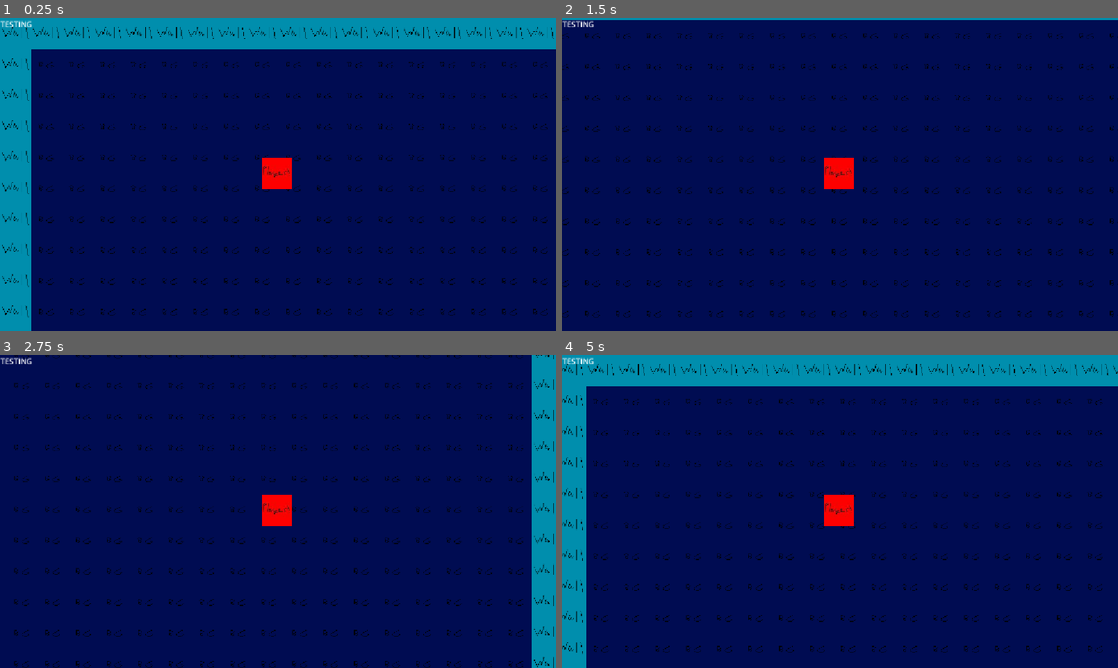
Above: before the commit, frames 1-4 (two rows, left to right).
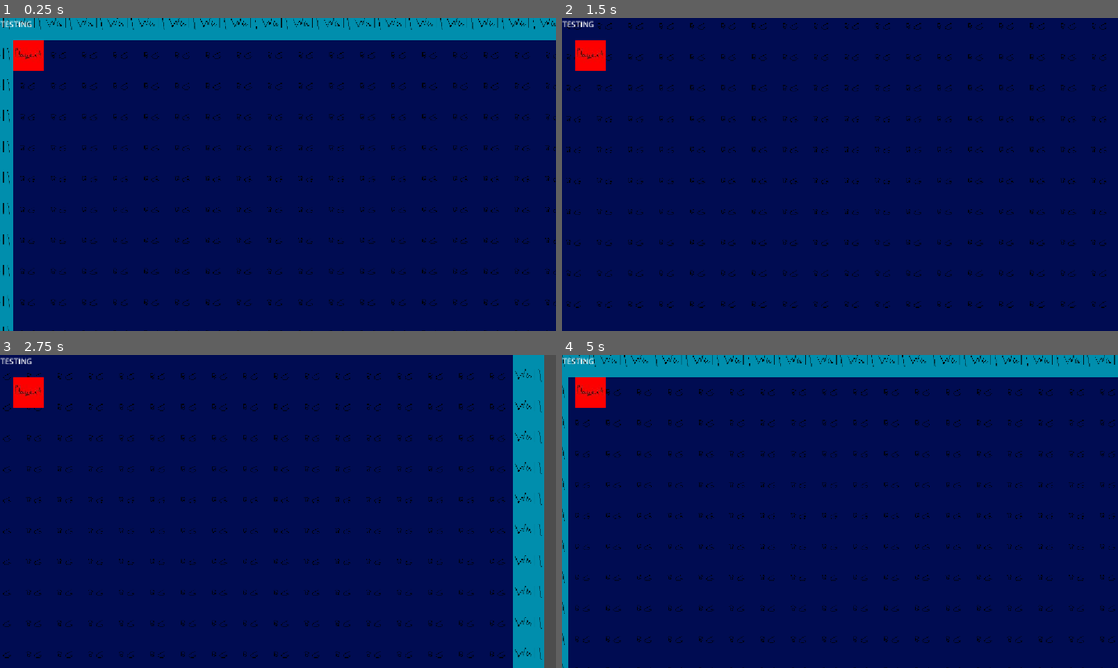
Above: after the commit, the same moments.

Repository: GayassKnight/ghostie-game-2026
Game: Godot game, scene res://Scenes/game.tscn
The game is run twice, just before and just after one commit, with the same random seed, the same clock (stepped at 60 frames per second) and the same inputs.
Inputs:
- Up to frame 1 (0.25 s): no input
- Up to frame 2 (1.5 s): tap Enter at 0.5 s; hold Right (Right) 0.53-1.28 s; hold Down (Down) from 1.28 s (still down)
- Up to frame 3 (2.75 s): release Down (Down) at 2.03 s; hold Right (Right) from 2.03 s (still down)
- Up to frame 4 (5 s): release Right (Right) at 2.78 s; hold Up (Up) 2.78-3.53 s; hold A (Left) from 3.53 s (still down)

The runs differ from the first frame. In frame 1, 12% of the frame differs, in the area x 0-100%, y 0-100%; in frame 2, 6.5%; in frame 3, 11%; in frame 4, 12%.

Commit message:
Made placeholders and added NPC node
Added the Buster and NPC placeholders for now to have a visual for them later. And also added an NPC scene to add code to later. Also I centered the player sprite cuz it was a bit sideways

Diff:
--- a/Scenes/game.tscn
+++ b/Scenes/game.tscn
@@ -11,7 +11,7 @@
 script = ExtResource("1_3dryh")
 
 [node name="Player" parent="." unique_id=419081174 instance=ExtResource("1_ebmjs")]
-z_index = 100
+z_index = 1000
 position = Vector2(58, 76)
 script = ExtResource("2_qxrlw")
 
@@ -25,8 +25,10 @@
 offset_bottom = -300.0
 text = "TESTING"
 
-[node name="TileMapLayers" type="Node" parent="." unique_id=146186845]
+[node name="BackgroundAndNavigation" type="Node" parent="." unique_id=146186845]
 
-[node name="Background" type="TileMapLayer" parent="TileMapLayers" unique_id=153482110]
+[node name="Background" type="TileMapLayer" parent="BackgroundAndNavigation" unique_id=153482110]
 tile_map_data = PackedByteArray("AAAAAAcAAAABAAEAAAABAAcAAAAAAAAAAAACAAcAAAAAAAAAAAADAAcAAAAAAAAAAAAEAAcAAAAAAAAAAAAFAA …(9120 unchanged characters)…
 tile_set = ExtResource("3_wrm1d")
+
+[node name="NavigationRegion2D" type="NavigationRegion2D" parent="BackgroundAndNavigation" unique_id=1662824628]
--- /dev/null
+++ b/Scenes/human_npc.tscn
@@ -0,0 +1,16 @@
+[gd_scene format=3 uid="uid://ct8s4o57vwtry"]
+
+[ext_resource type="Texture2D" uid="uid://b6vt8du7gt16e" path="res://Assets/npc_sprite.jpg" id="1_2wtwj"]
+[ext_resource type="Script" uid="uid://bca1jciko54dt" path="res://Scripts/human_npc.gd" id="1_jiiee"]
+
+[sub_resource type="RectangleShape2D" id="RectangleShape2D_8qmx4"]
+size = Vector2(64, 64)
+
+[node name="HumanNPC" type="CharacterBody2D" unique_id=1217994032]
+script = ExtResource("1_jiiee")
+
+[node name="Sprite2D" type="Sprite2D" parent="." unique_id=280951372]
+texture = ExtResource("1_2wtwj")
+
+[node name="CollisionShape2D" type="CollisionShape2D" parent="." unique_id=148475865]
+shape = SubResource("RectangleShape2D_8qmx4")
--- a/Scenes/player.tscn
+++ b/Scenes/player.tscn
@@ -8,9 +8,7 @@
 [node name="Player" type="CharacterBody2D" unique_id=419081174]
 
 [node name="Sprite2D" type="Sprite2D" parent="." unique_id=808869498]
-position = Vector2(515, 244)
 texture = ExtResource("1_v0iea")
 
 [node name="CollisionShape2D" type="CollisionShape2D" parent="." unique_id=206981370]
-position = Vector2(515, 244)
 shape = SubResource("RectangleShape2D_wrm1d")
--- /dev/null
+++ b/Scripts/human_npc.gd
@@ -0,0 +1,2 @@
+extends CharacterBody2D
+class_name StateMachineSimple
Binary file added: Assets/buster_sprite.jpg
Not shown, added: Assets/buster_sprite.jpg.import
Binary file added: Assets/npc_sprite.jpg
Not shown, added: Assets/npc_sprite.jpg.import
Not shown, added: Scripts/human_npc.gd.uid
Not shown, added: Assets/Buster.kra
Not shown, added: Assets/NPC.kra
Not shown, added: Assets/buster_sprite.kra
